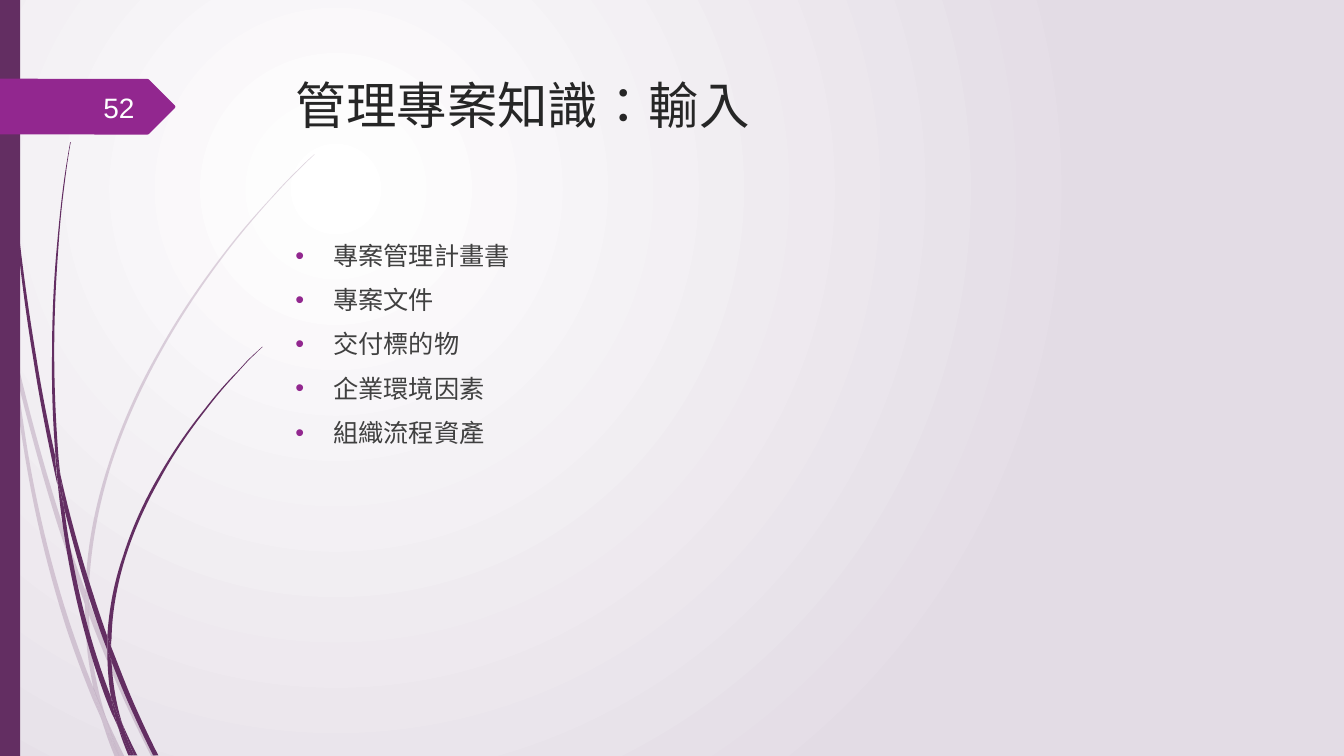
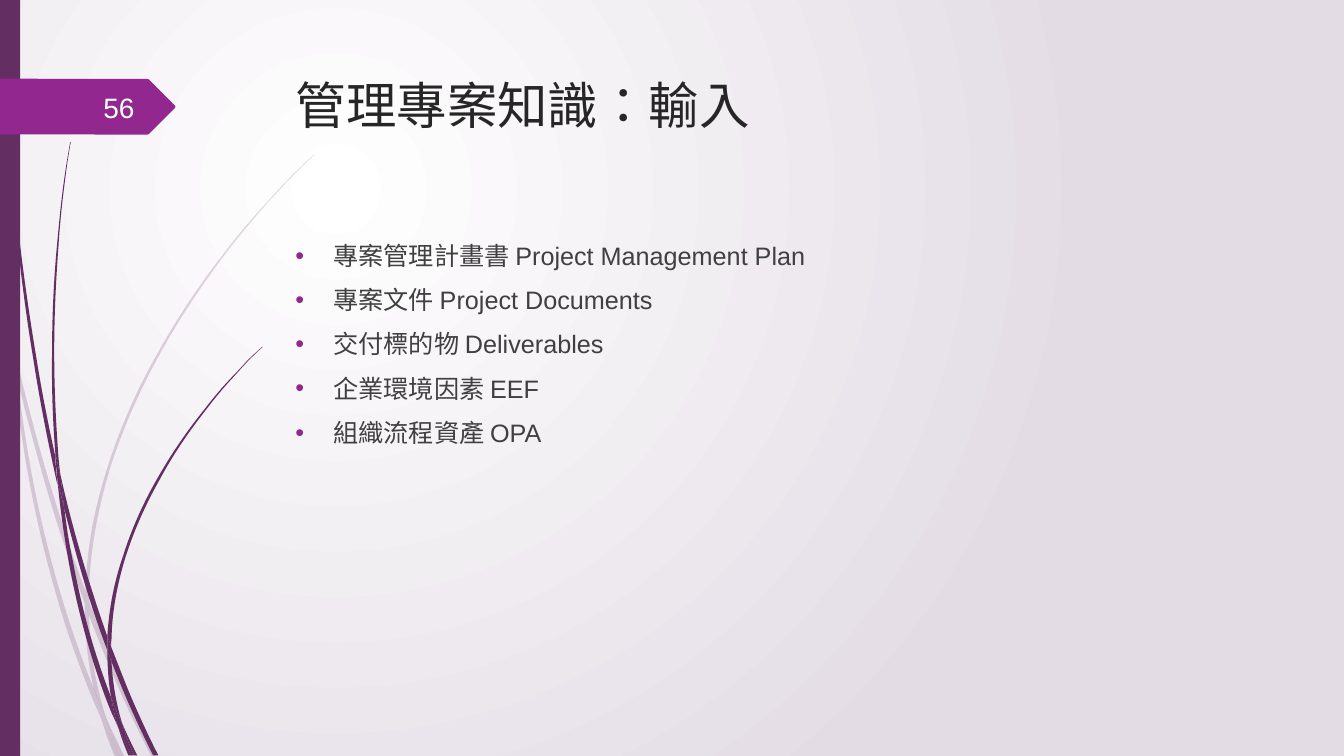
Before and after one commit to ywdeng/uscojywdeng, a slide deck: slide 56 of src/assets/1091/ProjectManagement/CH05/05.pptx (slide 52 before the commit). Drawn at 1344x756 pixels with LibreOffice and Linux fonts; fonts in the diff are those of the drawing. Boxes give left, top, right and bottom in pixels: in the first picture for what was removed or moved away, otherwise in the second. Text is boxed around its words. In the diff, an @@ line names an element or a change of style, - is before the commit and + after.

```diff
--- a/src/assets/1091/ProjectManagement/CH05/05.pptx
+++ b/src/assets/1091/ProjectManagement/CH05/05.pptx
@@ page number at (x1=103, y1=98, x2=134, y2=119): text changed @@
-52
+56
@@ text at (x1=333, y1=243, x2=805, y2=444): text changed @@
-• 專案管理計畫書
-• 專案文件
-• 交付標的物
-• 企業環境因素
-• 組織流程資產
+• 專案管理計畫書 Project Management Plan
+• 專案文件 Project Documents
+• 交付標的物 Deliverables
+• 企業環境因素 EEF
+• 組織流程資產 OPA
```
Also in this commit, not shown: 6 other slides changed, 7 slides added, 3 other files.
